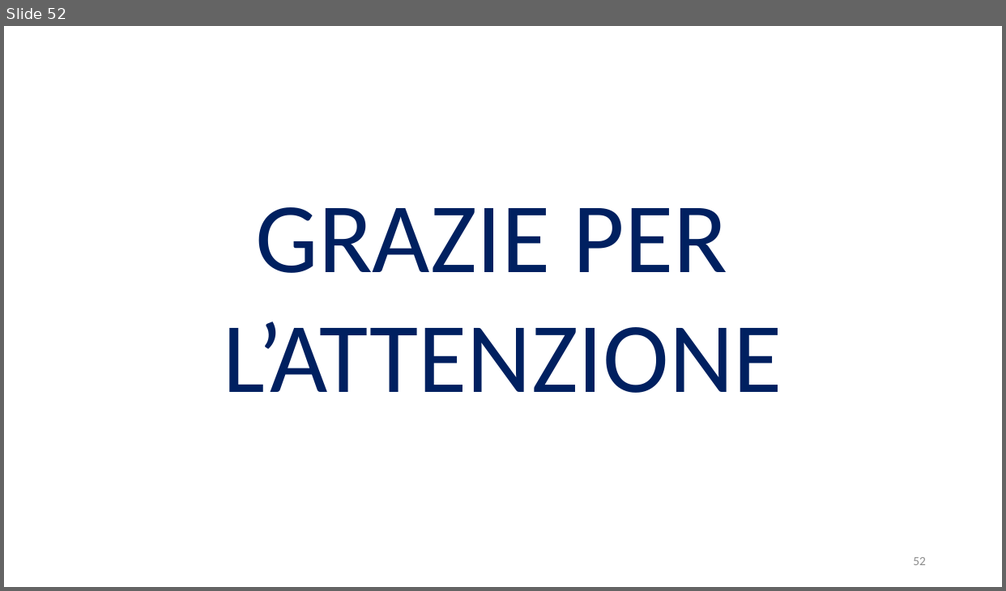
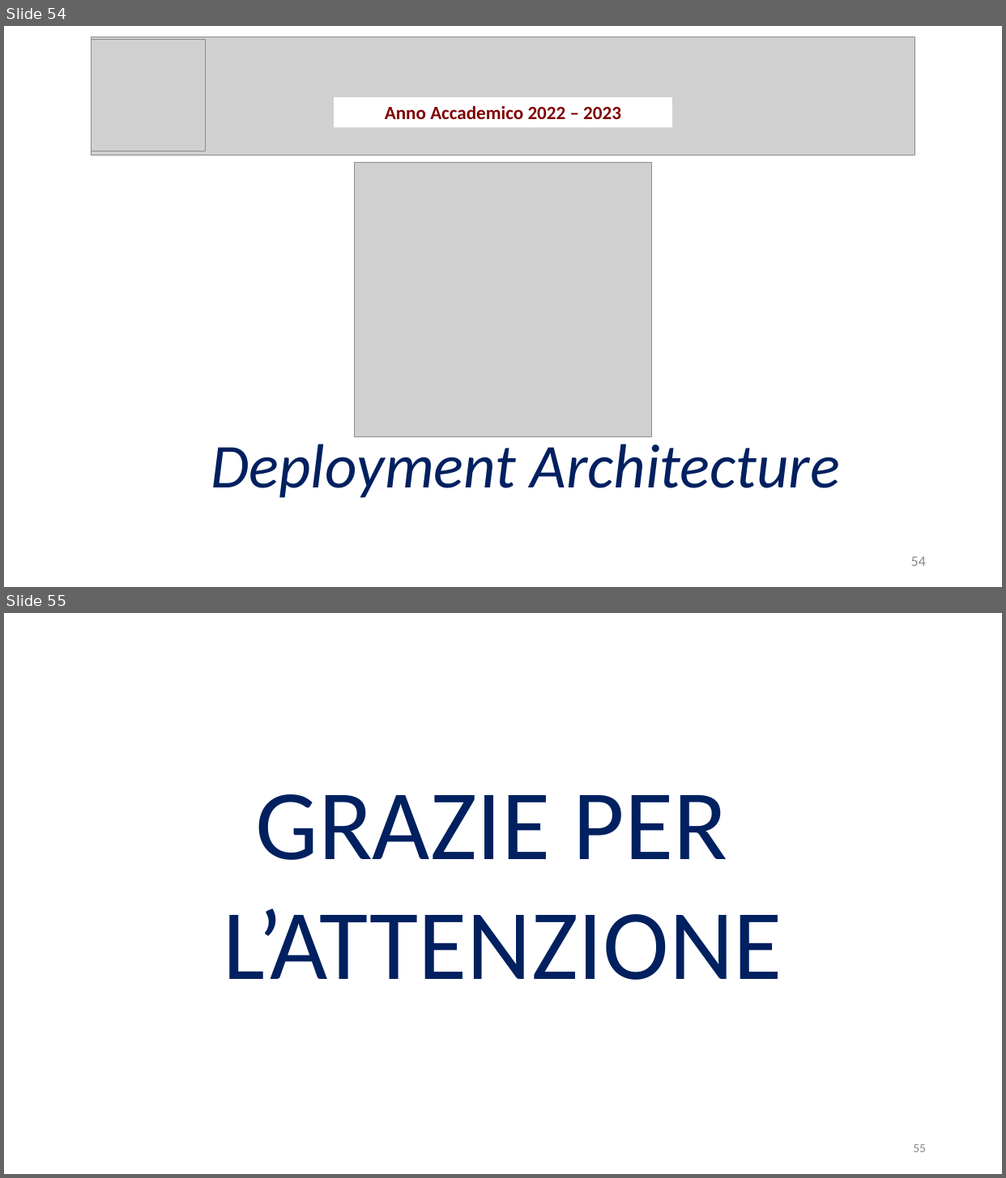
Before and after one commit to Wonderjack996/unimib-software-architecture, a slide deck: Progetto/Presentazione.pptx. Shown one above the other, each under a label of ours: slide 52 before the commit, slides 54 and 55 after it. The pictures are 1006x591 and 1006x1178 pixels, drawn with LibreOffice and Linux fonts; fonts in the diff are those of the drawing; grey boxes stand for pictures. Boxes give left, top, right and bottom in pixels: in the first picture for what was removed or moved away, otherwise in the second. Text is boxed around its words. In the diff, an @@ line names an element or a change of style, - is before the commit and + after.

```diff
--- a/Progetto/Presentazione.pptx
+++ b/Progetto/Presentazione.pptx
@@ slide 54 added at (4, 26, 1002, 587), background #FFFFFF @@
@@ picture added at (91, 37, 915, 156) @@
@@ picture added at (91, 40, 206, 152) @@
@@ rectangle added at (334, 97, 672, 127), fill #FFFFFF, 18 pt, text #800000, bold @@
+Anno Accademico 2022 – 2023
@@ picture added at (355, 162, 651, 436) @@
@@ text added at (211, 436, 840, 498), 60 pt, text #002060, italic @@
+Deployment Architecture
@@ page number added at (911, 557, 926, 566), 14 pt, text #8C8C8C @@
+54
@@ what was slide 52 is now slide 55 @@
@@ page number at (913, 1144, 926, 1152): text changed @@
-52
+55
```
Also in this commit, not shown: 11 slides changed, 3 other slides added, 1 slide removed, 6 other files.
